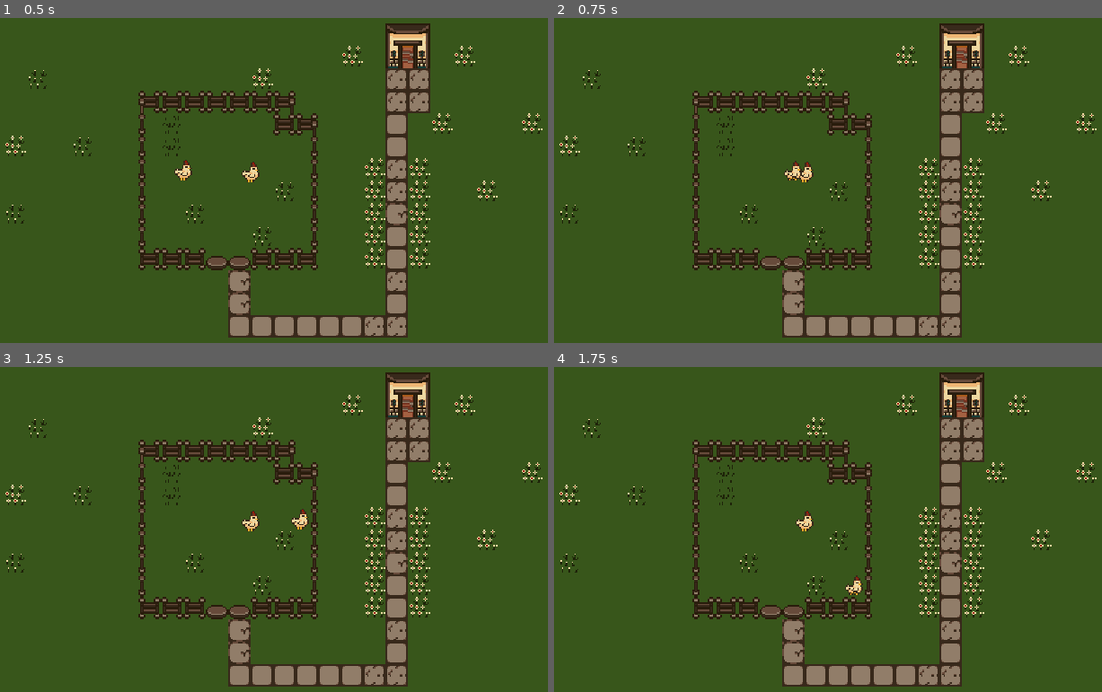
Above: before the commit, frames 1-4 (two rows, left to right).
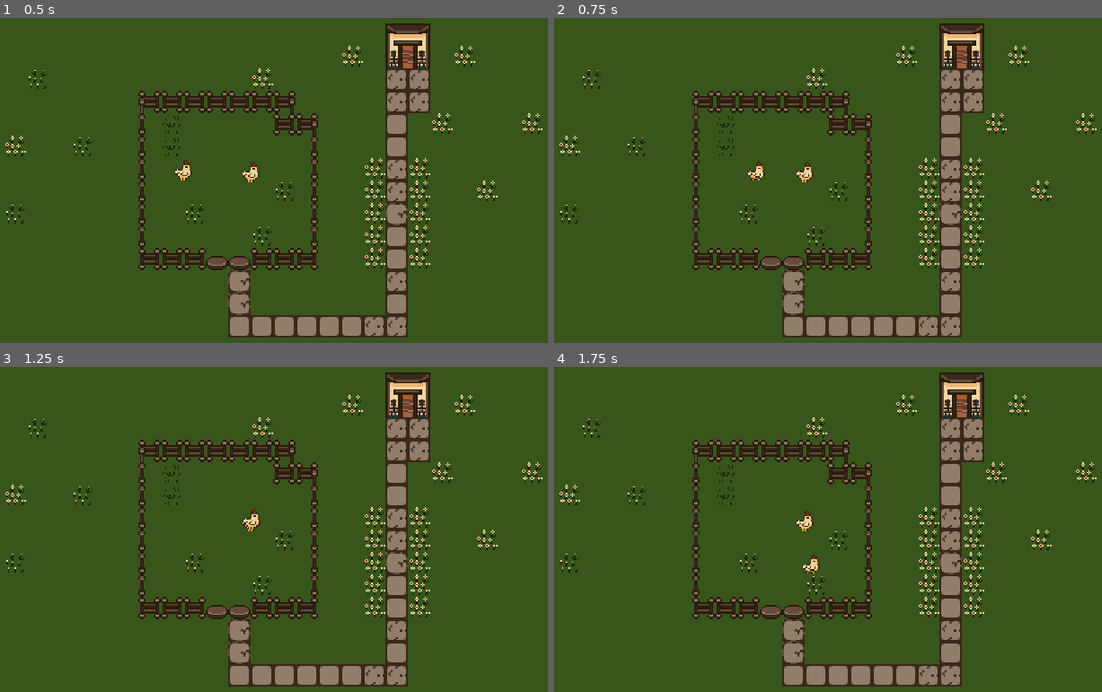
Above: after the commit, the same moments.

Repository: gtarsia/farm
Game: Godot game, scene res://Main.tscn
The game is run twice, just before and just after one commit, with the same random seed, the same clock (stepped at 60 frames per second) and the same inputs.
Inputs:
- Up to frame 1 (0.5 s): no input
- Up to frame 2 (0.75 s): tap Enter at 0.5 s; hold Right (ui_right) from 0.53 s (still down)
- Up to frame 3 (1.25 s): keep holding Right (ui_right)
- Up to frame 4 (1.75 s): tap Space at 1.25 s; release Right (ui_right) at 1.28 s; hold Down (ui_down) from 1.28 s (still down)

Frame 1 is identical in both runs. In frame 2, 0.2% of the frame differs, in the area x 35-46%, y 43-50%; in frame 3, 0.2%; in frame 4, 0.2%, in the area x 45-57%, y 57-71%.

Commit message:
Fix speed resets

Diff:
--- a/Main.tscn
+++ b/Main.tscn
@@ -163,4 +163,3 @@
 
 [node name="PlayerChicken" parent="." instance=ExtResource( 5 )]
 position = Vector2( 160, 120 )
-speed = 10
--- a/entities/Chicken.gd
+++ b/entities/Chicken.gd
@@ -29,7 +29,7 @@
   if up:
     velocity.y -= 1
   if velocity.length() > 0:
-    velocity = velocity.normalized() * speed
+    velocity = velocity.normalized()
     $Sprite/AnimationPlayer.play("walk")
     if (velocity.x != 0):
       $Sprite.flip_h = velocity.x < 0
--- a/entities/Chicken.tscn
+++ b/entities/Chicken.tscn
@@ -26,7 +26,6 @@
 [node name="Chicken" type="KinematicBody2D"]
 collision_layer = 2
 script = ExtResource( 1 )
-speed = 8
 
 [node name="Sprite" type="Sprite" parent="."]
 texture = ExtResource( 2 )
--- a/entities/PlayerChicken.tscn
+++ b/entities/PlayerChicken.tscn
@@ -3,5 +3,6 @@
 [ext_resource path="res://entities/Chicken.tscn" type="PackedScene" id=1]
 [ext_resource path="res://entities/PlayerChicken.gd" type="Script" id=2]
 
-[node name="PlayerChicken" instance=ExtResource( 1 )]
+[node name="PlayerChicken" index="0" instance=ExtResource( 1 )]
 script = ExtResource( 2 )
+speed = 35
